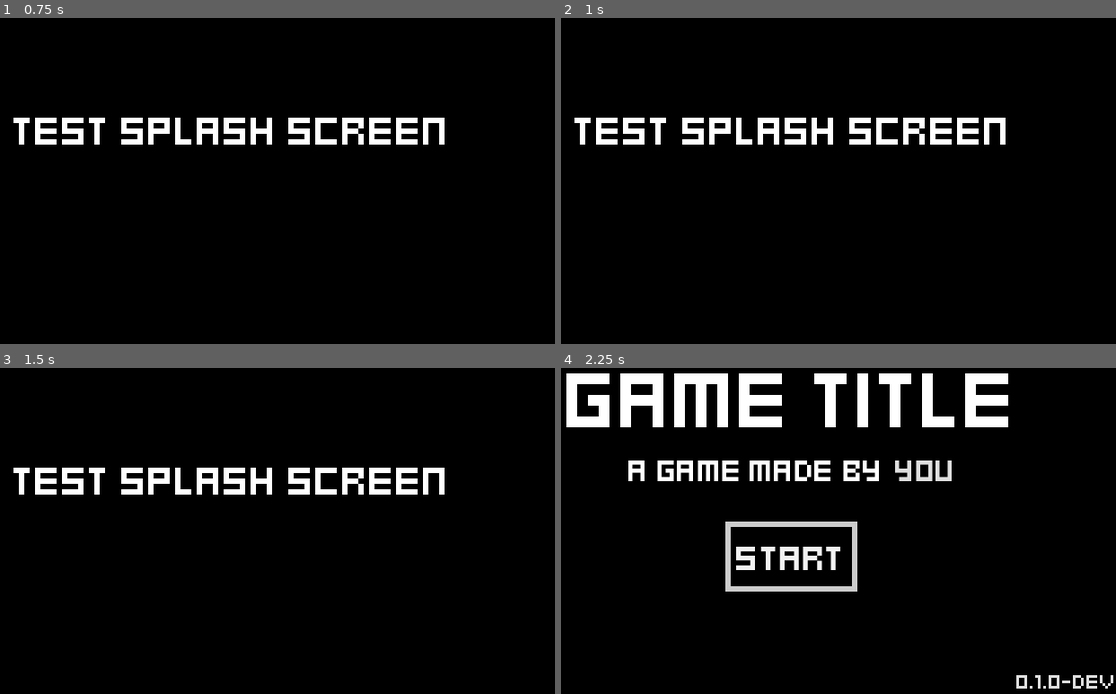
Above: before the commit, frames 1-4 (two rows, left to right).
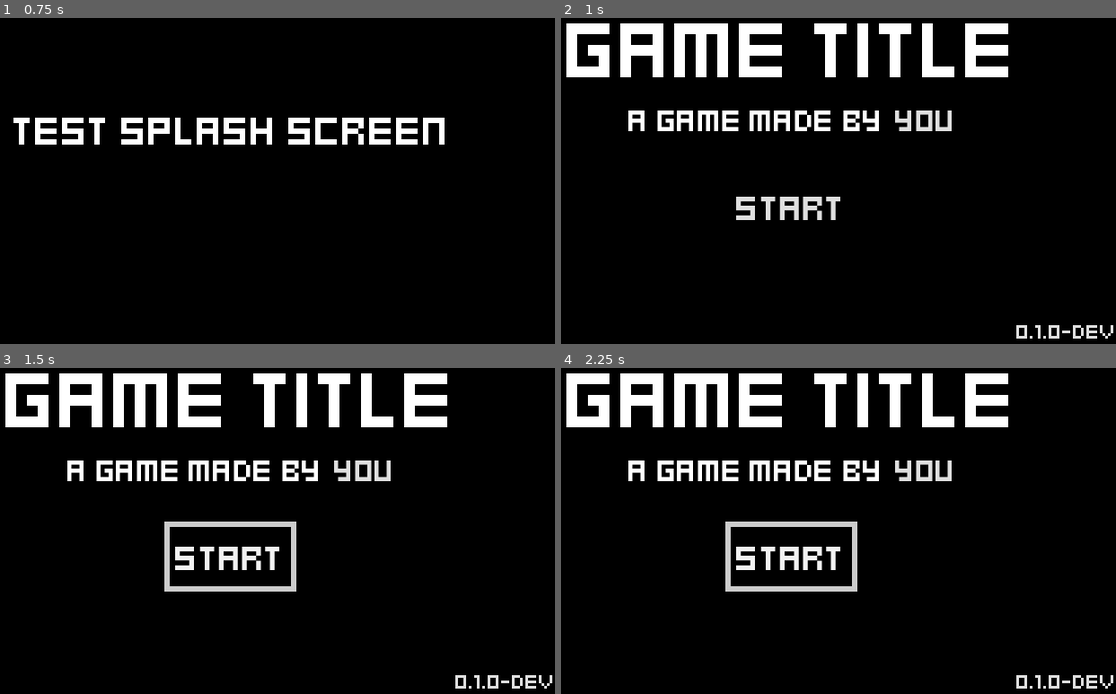
Above: after the commit, the same moments.

Repository: jicking/New-Pixel-Game
Game: Godot game, scene res://main.tscn
Same seed, same stepped clock (60 frames per second), same inputs: the game is played once before the commit and once after it.
Inputs (mouse positions are in pixels of both pictures, inside the frame that each line leads up to):
- Up to frame 1 (0.75 s): tap Enter at 0.5 s
- Up to frame 2 (1 s): no input
- Up to frame 3 (1.5 s): click (233, 557) at 1.25 s, where only the run after the commit has a clickable "START"
- Up to frame 4 (2.25 s): click (794, 557) at 2 s, where only the run after the commit has a clickable "START"

Frame 1 is identical in both runs. In frame 2, 11% of the frame differs, in the area x 0-100%, y 1-99%; in frame 3, 12%; in frame 4, nothing differs.

Commit message:
Play sound on click start

Diff:
--- a/main.gd
+++ b/main.gd
@@ -1,14 +1,4 @@
 extends Node2D
-
-
-# Called when the node enters the scene tree for the first time.
-func _ready():
-	pass # Replace with function body.
-
-
-# Called every frame. 'delta' is the elapsed time since the previous frame.
-func _process(delta):
-	pass
 
 
 func _on_timer_timeout():
--- a/main.tscn
+++ b/main.tscn
@@ -8,7 +8,6 @@
 script = ExtResource("1_qqqws")
 
 [node name="Timer" type="Timer" parent="."]
-wait_time = 2.0
 one_shot = true
 autostart = true
 
--- /dev/null
+++ b/screens/start.gd
@@ -0,0 +1,10 @@
+extends Control
+
+
+# Called when the node enters the scene tree for the first time.
+func _ready():
+	pass # Replace with function body.
+
+
+func _on_button_start_button_up():
+	$AudioStreamPlayer.play()
--- a/screens/start.tscn
+++ b/screens/start.tscn
@@ -1,6 +1,8 @@
-[gd_scene load_steps=2 format=3 uid="uid://c2dmepwlkbks0"]
+[gd_scene load_steps=4 format=3 uid="uid://c2dmepwlkbks0"]
 
 [ext_resource type="Theme" uid="uid://be1gcror123l1" path="res://assets/pixel_theme.tres" id="1_1a6v8"]
+[ext_resource type="Script" path="res://screens/start.gd" id="2_cms64"]
+[ext_resource type="AudioStream" uid="uid://bd31uiw1tyryp" path="res://assets/sounds/blip.wav" id="3_ujr01"]
 
 [node name="Start" type="Control"]
 layout_mode = 3
@@ -10,6 +12,7 @@
 grow_horizontal = 2
 grow_vertical = 2
 theme = ExtResource("1_1a6v8")
+script = ExtResource("2_cms64")
 
 [node name="VBoxContainer" type="VBoxContainer" parent="."]
 layout_mode = 1
@@ -56,6 +59,7 @@
 [node name="ButtonStart" type="Button" parent="VBoxContainer/VBoxContainer"]
 layout_mode = 2
 size_flags_horizontal = 4
+size_flags_vertical = 2
 theme = ExtResource("1_1a6v8")
 theme_override_font_sizes/font_size = 14
 text = "START"
@@ -76,3 +80,8 @@
 text = "0.1.0-DEV"
 underline = 1
 uri = "https://github.com/jicking/New-Pixel-Game/releases"
+
+[node name="AudioStreamPlayer" type="AudioStreamPlayer" parent="."]
+stream = ExtResource("3_ujr01")
+
+[connection signal="button_up" from="VBoxContainer/VBoxContainer/ButtonStart" to="." method="_on_button_start_button_up"]
Binary file removed: assets/black.png
Binary file removed: assets/grey-20.png
Not shown, removed: assets/grey-20.png.import
Not shown, removed: assets/grey-40.png.import
Binary file removed: assets/grey-80.png
Not shown, changed: assets/sounds/blip.wav.import
Renamed: assets/grey-40.png -> assets/sprites/grey-40.png
Not shown, changed: assets/sprites/grey-40.png.import
Renamed: assets/red.png -> assets/sprites/red.png
Not shown, changed: assets/sprites/red.png.import
Renamed: assets/skull.png -> assets/sprites/skull.png
Not shown, changed: assets/sprites/skull.png.import
(and 5 more such lines)
